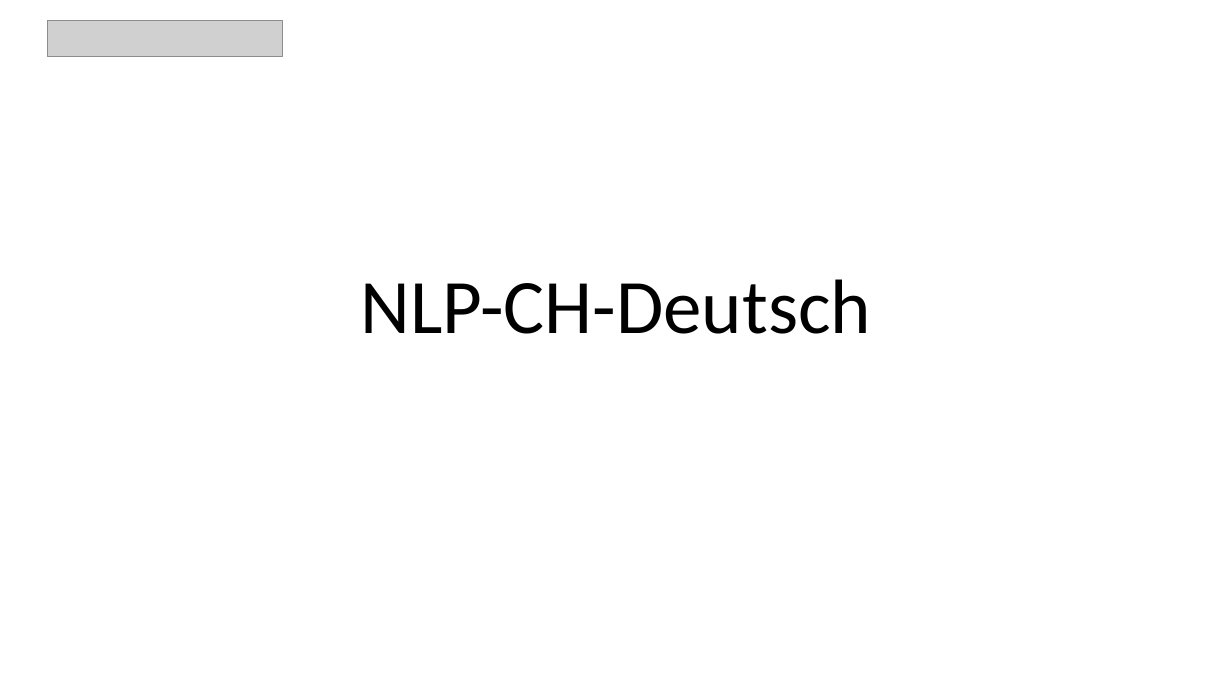
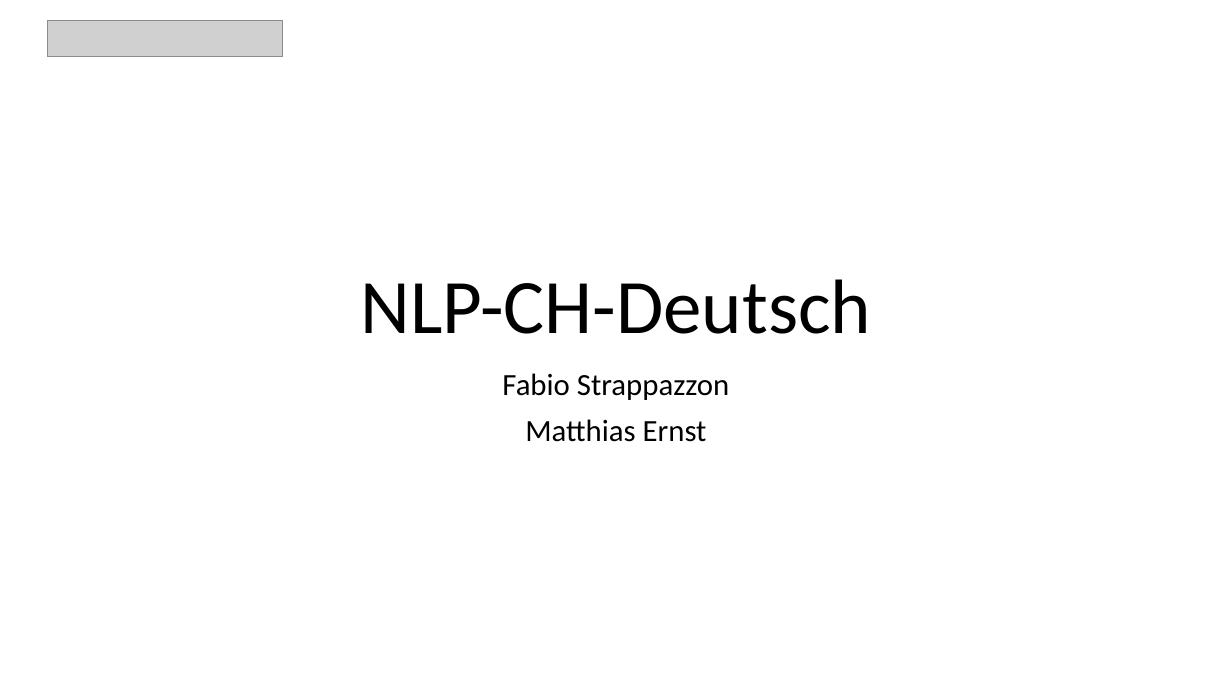
Before and after one commit to 837/ip5-nlp-ch, a slide deck: slide 1 of doc/IP5_Presentation.pptx. Drawn at 1232x693 pixels with LibreOffice and Linux fonts; fonts in the diff are those of the drawing; grey boxes stand for pictures. Boxes give left, top, right and bottom in pixels: in the first picture for what was removed or moved away, otherwise in the second. Text is boxed around its words. In the diff, an @@ line names an element or a change of style, - is before the commit and + after.

```diff
--- a/doc/IP5_Presentation.pptx
+++ b/doc/IP5_Presentation.pptx
@@ subtitle added at (502, 373, 729, 442), 24 pt, text #000000 @@
+Fabio Strappazzon
+Matthias Ernst
```
Also in this commit, not shown: 2 other slides changed, 2 slides added, 3 slides removed.
